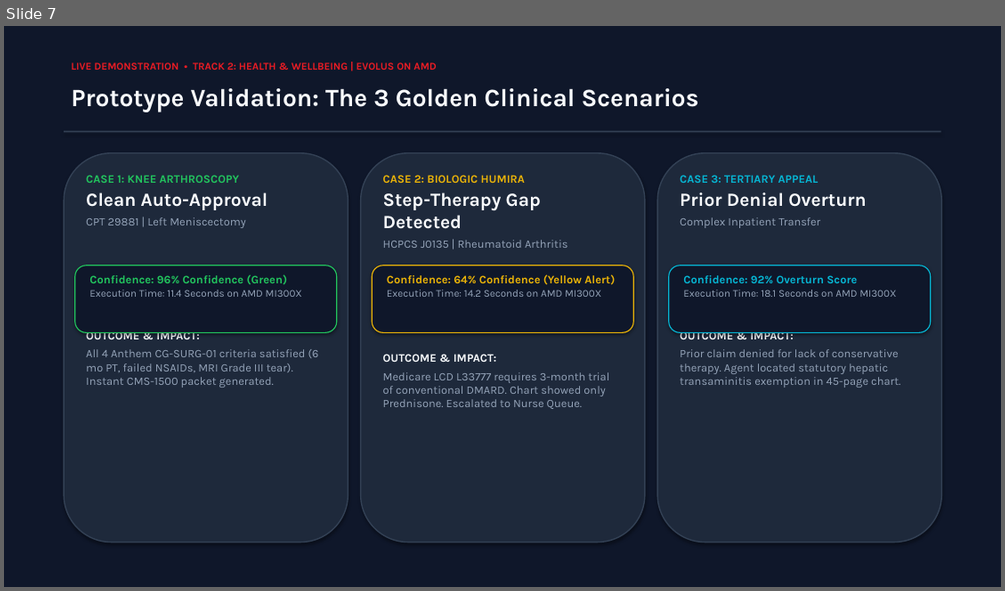
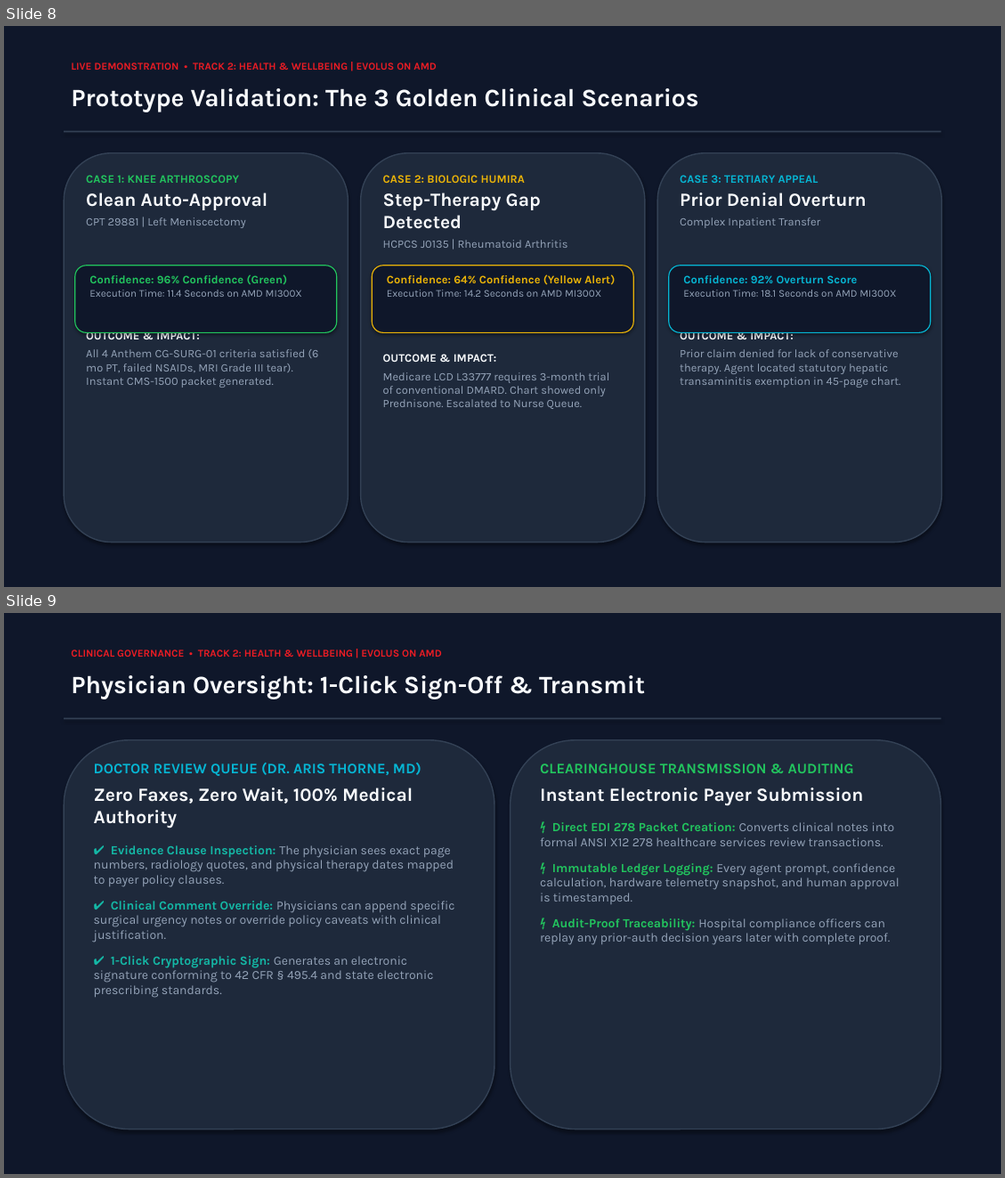
Before and after one commit to deepak0kannan/CareAuth-ROCm, a slide deck: CareAuth_ROCm_Prototype_Presentation.pptx. Shown one above the other, each under a label of ours: slide 7 before the commit, slides 8 and 9 after it. The pictures are 1005x591 and 1005x1178 pixels, drawn with LibreOffice and Linux fonts; fonts in the diff are those of the drawing. Boxes give left, top, right and bottom in pixels: in the first picture for what was removed or moved away, otherwise in the second. Text is boxed around its words. In the diff, an @@ line names an element or a change of style, - is before the commit and + after.

Commit message:
Update master presentation deck with 14 comprehensive slides and multi-role clinical portals

```diff
--- a/CareAuth_ROCm_Prototype_Presentation.pptx
+++ b/CareAuth_ROCm_Prototype_Presentation.pptx
@@ slide 9 added at (x1=4, y1=613, x2=1001, y2=1174), background #FFFFFF @@
@@ rectangle added at (x1=4, y1=613, x2=1001, y2=1174), fill #0F172A @@
@@ text added at (x1=71, y1=649, x2=441, y2=657), 10 pt, text #ED1C24, bold @@
+CLINICAL GOVERNANCE • TRACK 2: HEALTH & WELLBEING | EVOLUS ON AMD
@@ text added at (x1=71, y1=675, x2=645, y2=699), 24 pt, text #F8FAFC, bold @@
+Physician Oversight: 1-Click Sign-Off & Transmit
@@ rectangle added at (x1=64, y1=718, x2=941, y2=719), fill #334155 @@
@@ rounded rectangle added at (x1=64, y1=740, x2=494, y2=1129), fill #1E293B, outline #334155 1.2 pt @@
@@ rounded rectangle added at (x1=510, y1=740, x2=941, y2=1129), fill #1E293B, outline #334155 1.2 pt @@
@@ text added at (x1=94, y1=763, x2=454, y2=997), 12 pt, text #94A3B8 @@
+DOCTOR REVIEW QUEUE (DR. ARIS THORNE, MD)
+Zero Faxes, Zero Wait, 100% Medical Authority
+✔ Evidence Clause Inspection: The physician sees exact page numbers, radiology quotes, and physical therapy dates mapped to payer policy clauses.
+✔ Clinical Comment Override: Physicians can append specific surgical urgency notes or override policy caveats with clinical justification.
+✔ 1-Click Cryptographic Sign: Generates an electronic signature conforming to 42 CFR § 495.4 and state electronic prescribing standards.
@@ text added at (x1=540, y1=763, x2=898, y2=945), 12 pt, text #94A3B8 @@
+CLEARINGHOUSE TRANSMISSION & AUDITING
+Instant Electronic Payer Submission
+⚡ Direct EDI 278 Packet Creation: Converts clinical notes into formal ANSI X12 278 healthcare services review transactions.
+⚡ Immutable Ledger Logging: Every agent prompt, confidence calculation, hardware telemetry snapshot, and human approval is timestamped.
+⚡ Audit-Proof Traceability: Hospital compliance officers can replay any prior-auth decision years later with complete proof.
@@ what was slide 7 is now slide 8 @@
```
Also in this commit, not shown: 3 slides changed, 1 other slide added, 1 other file.
